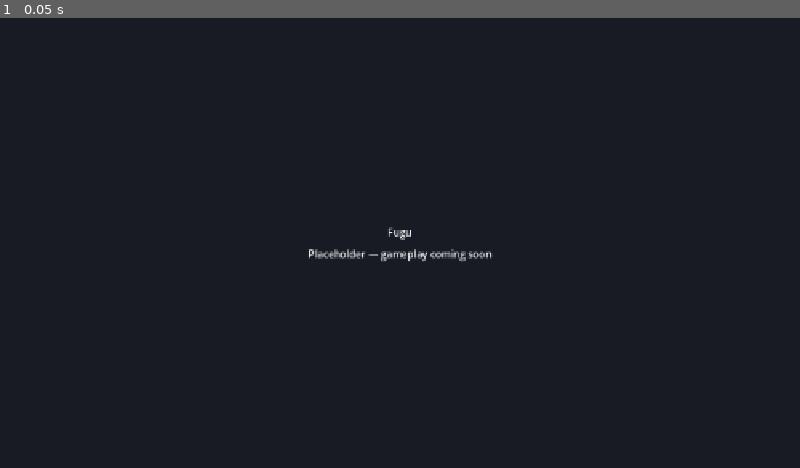
Above: before the commit, frame 1.
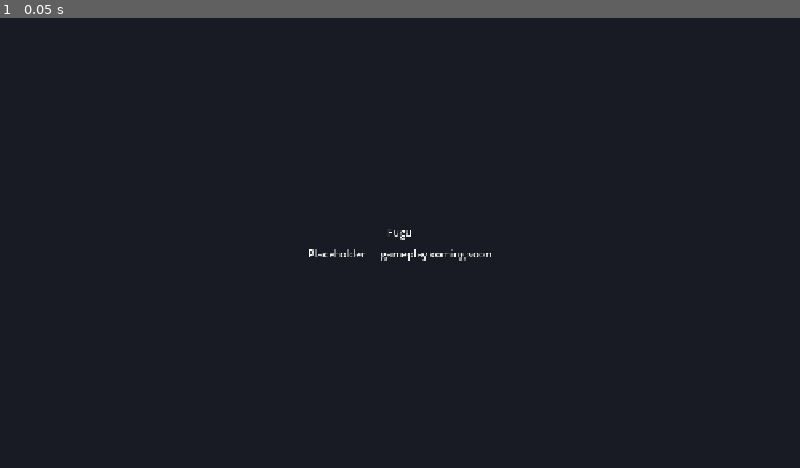
Above: after the commit, the same moment.

Repository: Mezzyface/fugu
Game: Godot game, scene res://main.tscn
The game is run twice, just before and just after one commit, with the same random seed, the same clock (stepped at 60 frames per second) and the same inputs.
Inputs:
- Up to frame 1 (0.05 s): no input

The runs differ from the first frame. In frame 1, 0.3% of the frame differs, in the area x 38-62%, y 46-55%.

Commit message:
[Task] Import player units (Tiny Swords — Blue team)
Closes #23

Co-Authored-By: Claude Opus 4.8 <noreply@anthropic.com>

Diff:
--- a/game/project.godot
+++ b/game/project.godot
@@ -26,3 +26,7 @@
 [editor_plugins]
 
 enabled=PackedStringArray("res://addons/gut/plugin.cfg")
+
+[rendering]
+
+textures/canvas_textures/default_texture_filter=0
--- /dev/null
+++ b/game/scenes/units_demo.tscn
@@ -0,0 +1,98 @@
+[gd_scene load_steps=7 format=3 uid="uid://b3ufugunitsdmo"]
+
+[ext_resource type="Texture2D" uid="uid://slrp1mmuseee" path="res://assets/units/pawn/Pawn_Idle.png" id="1_pawn"]
+[ext_resource type="Texture2D" uid="uid://b8hm4waqn52r7" path="res://assets/units/warrior/Warrior_Idle.png" id="2_warrior"]
+[ext_resource type="Texture2D" uid="uid://cawn6alpptque" path="res://assets/units/lancer/Lancer_Idle.png" id="3_lancer"]
+[ext_resource type="Texture2D" uid="uid://cwvopp4gsybrf" path="res://assets/units/archer/Archer_Idle.png" id="4_archer"]
+[ext_resource type="Texture2D" uid="uid://dpj5djfuspugn" path="res://assets/units/monk/Monk_Idle.png" id="5_monk"]
+
+[node name="UnitsDemo" type="Node2D"]
+
+[node name="Background" type="ColorRect" parent="."]
+offset_right = 1280.0
+offset_bottom = 720.0
+color = Color(0.117647, 0.137255, 0.160784, 1)
+
+[node name="Title" type="Label" parent="."]
+offset_left = 0.0
+offset_top = 40.0
+offset_right = 1280.0
+offset_bottom = 90.0
+horizontal_alignment = 1
+text = "Player Units — Blue Team (Tiny Swords)"
+
+[node name="Pawn" type="Sprite2D" parent="."]
+texture_filter = 1
+position = Vector2(160, 380)
+texture = ExtResource("1_pawn")
+hframes = 8
+frame = 0
+
+[node name="PawnLabel" type="Label" parent="Pawn"]
+offset_left = -60.0
+offset_top = 110.0
+offset_right = 60.0
+offset_bottom = 140.0
+horizontal_alignment = 1
+text = "Pawn"
+
+[node name="Warrior" type="Sprite2D" parent="."]
+texture_filter = 1
+position = Vector2(400, 380)
+texture = ExtResource("2_warrior")
+hframes = 8
+frame = 0
+
+[node name="WarriorLabel" type="Label" parent="Warrior"]
+offset_left = -60.0
+offset_top = 110.0
+offset_right = 60.0
+offset_bottom = 140.0
+horizontal_alignment = 1
+text = "Warrior"
+
+[node name="Lancer" type="Sprite2D" parent="."]
+texture_filter = 1
+position = Vector2(640, 380)
+scale = Vector2(0.6, 0.6)
+texture = ExtResource("3_lancer")
+hframes = 12
+frame = 0
+
+[node name="LancerLabel" type="Label" parent="."]
+offset_left = 540.0
+offset_top = 490.0
+offset_right = 740.0
+offset_bottom = 520.0
+horizontal_alignment = 1
+text = "Lancer"
+
+[node name="Archer" type="Sprite2D" parent="."]
+texture_filter = 1
+position = Vector2(880, 380)
+texture = ExtResource("4_archer")
+hframes = 6
+frame = 0
+
+[node name="ArcherLabel" type="Label" parent="Archer"]
+offset_left = -60.0
+offset_top = 110.0
+offset_right = 60.0
+offset_bottom = 140.0
+horizontal_alignment = 1
+text = "Archer"
+
+[node name="Monk" type="Sprite2D" parent="."]
+texture_filter = 1
+position = Vector2(1120, 380)
+texture = ExtResource("5_monk")
+hframes = 6
+frame = 0
+
+[node name="MonkLabel" type="Label" parent="Monk"]
+offset_left = -60.0
+offset_top = 110.0
+offset_right = 60.0
+offset_bottom = 140.0
+horizontal_alignment = 1
+text = "Monk"
Not shown, added: game/assets/licenses/tiny-swords-License.txt
Binary file added: game/assets/units/archer/Archer_Idle.png
Not shown, added: game/assets/units/archer/Archer_Idle.png.import
Binary file added: game/assets/units/archer/Archer_Run.png
Not shown, added: game/assets/units/archer/Archer_Run.png.import
Binary file added: game/assets/units/lancer/Lancer_Idle.png
Not shown, added: game/assets/units/lancer/Lancer_Idle.png.import
Binary file added: game/assets/units/lancer/Lancer_Run.png
Not shown, added: game/assets/units/lancer/Lancer_Run.png.import
Binary file added: game/assets/units/monk/Monk_Idle.png
Not shown, added: game/assets/units/monk/Monk_Idle.png.import
Binary file added: game/assets/units/monk/Monk_Run.png
(and 13 more such lines)
